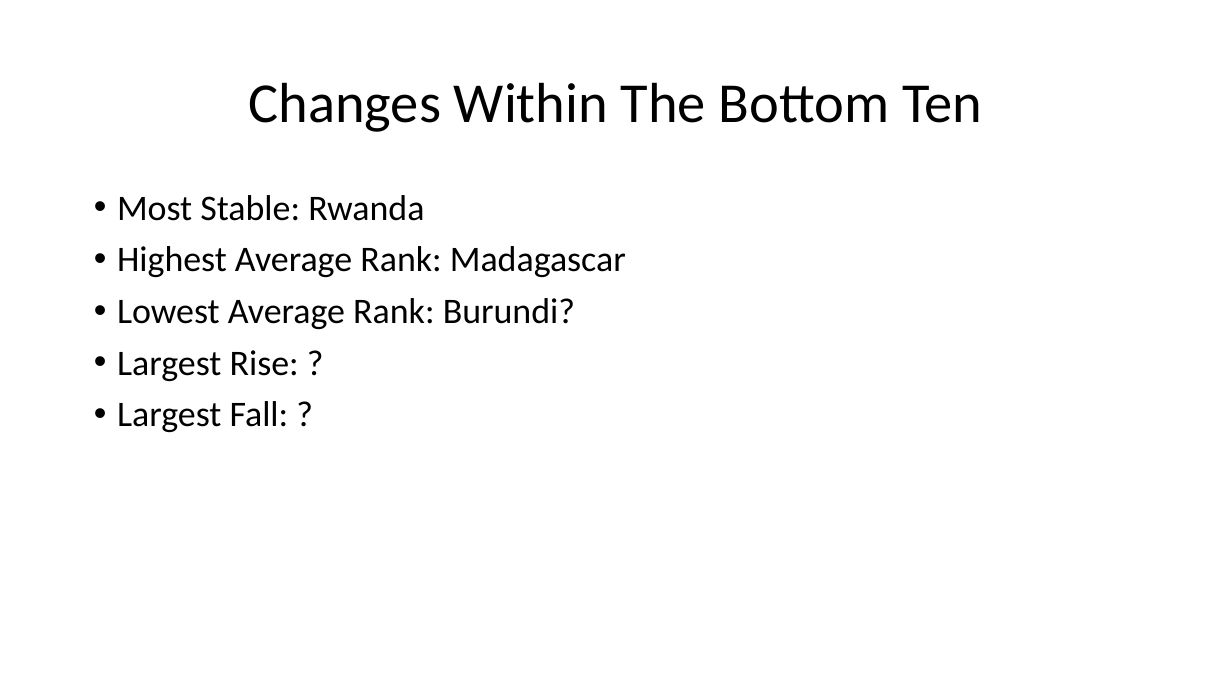
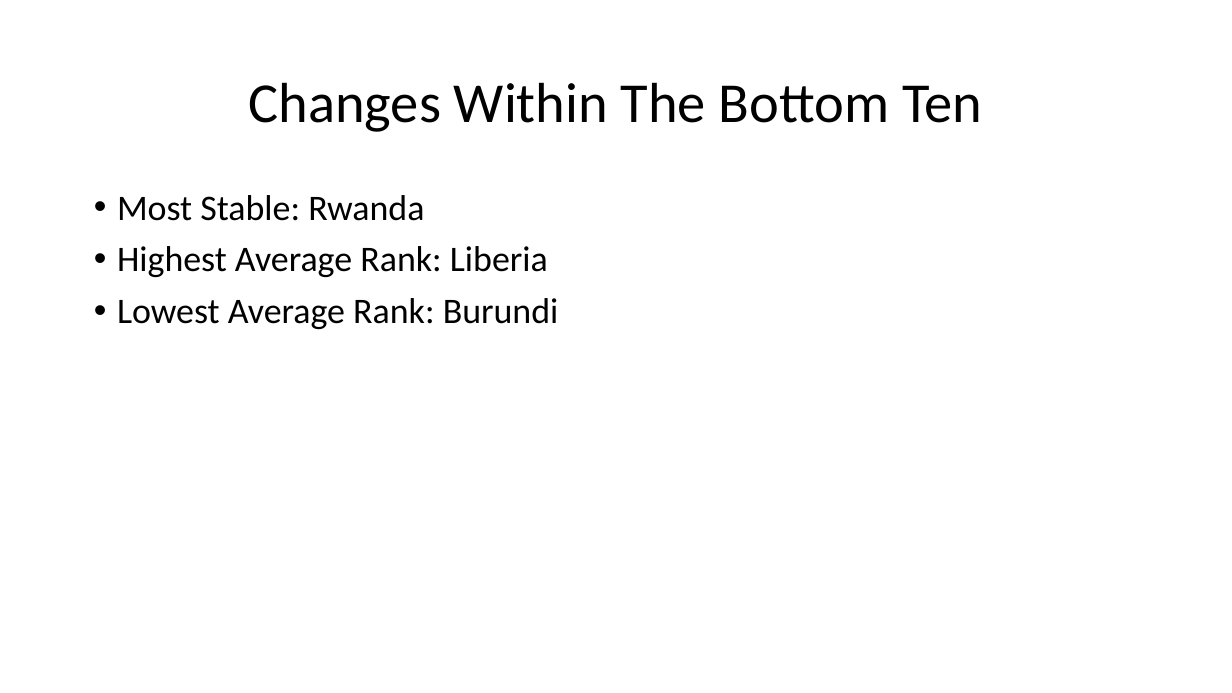
Before and after one commit to Chrybear/Factors-Of-Happiness-In-The-World, a slide deck: slide 12 of CSC 583 Project - Barrett & Bruggemann.pptx. Drawn at 1232x693 pixels with LibreOffice and Linux fonts; fonts in the diff are those of the drawing. Boxes give left, top, right and bottom in pixels: in the first picture for what was removed or moved away, otherwise in the second. Text is boxed around its words. In the diff, an @@ line names an element or a change of style, - is before the commit and + after.

Commit message:
Made top & bottom 10 graphs nicer and updated their pictures

```diff
--- a/CSC 583 Project - Barrett & Bruggemann.pptx
+++ b/CSC 583 Project - Barrett & Bruggemann.pptx
@@ text at box(117, 246, 559, 329): text changed @@
-• Highest Average Rank: Madagascar
-• Lowest Average Rank: Burundi?
-• Largest Rise: ?
-• Largest Fall: ?
+• Highest Average Rank: Liberia
+• Lowest Average Rank: Burundi
```
Also in this commit, not shown: 4 other slides changed, 5 other files.
